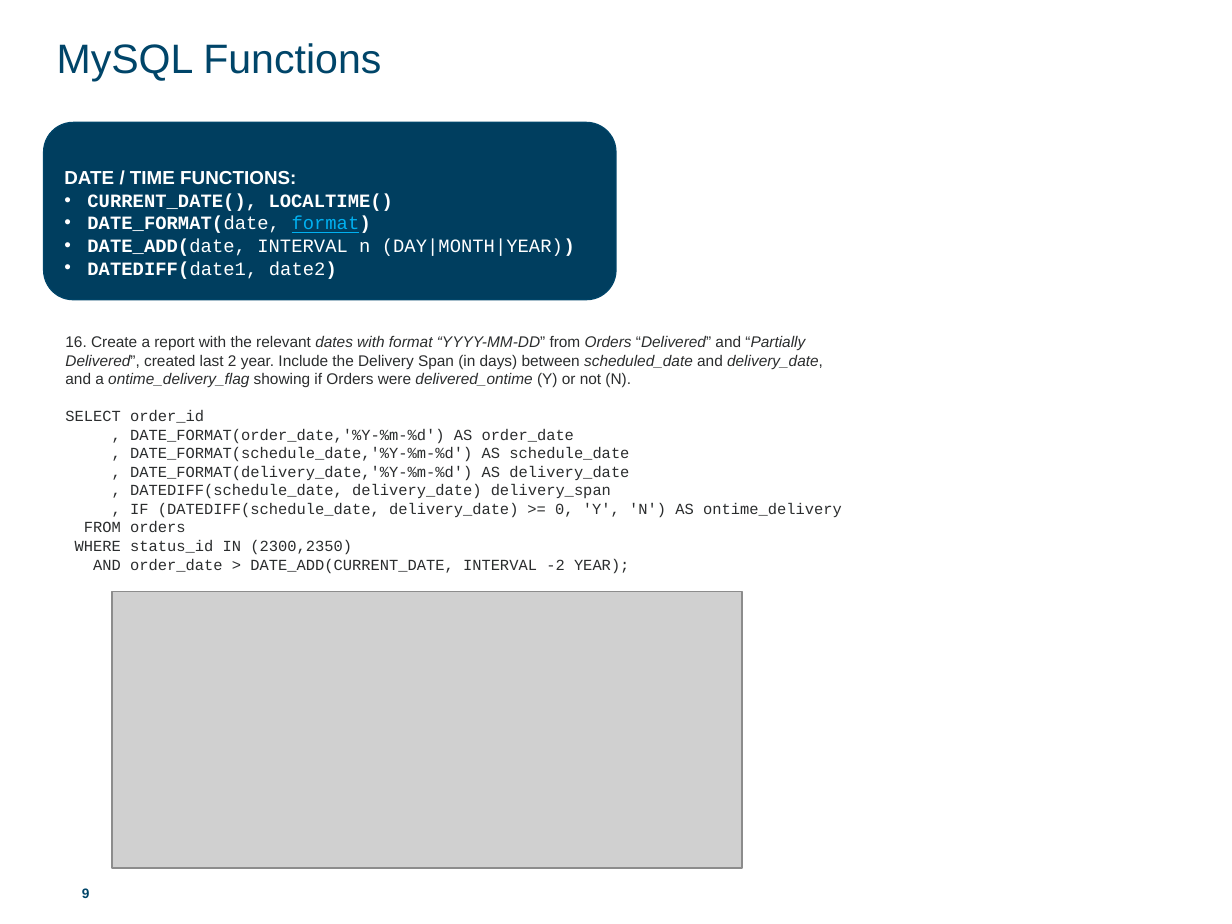
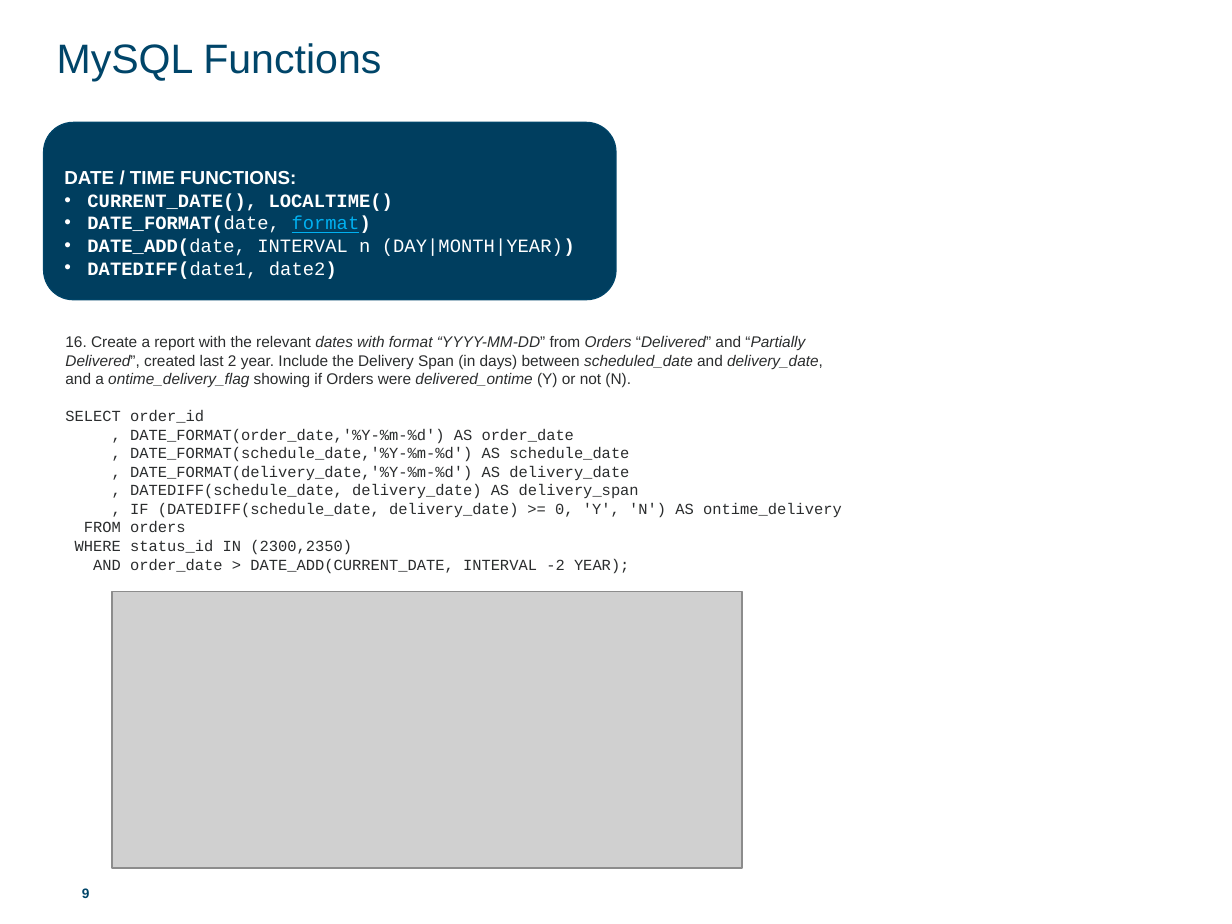
Before and after one commit to cisco2040/JAVA101, a slide deck: slide 9 of SQL-master/SQL [2] Query buildings.pptx. Drawn at 1232x924 pixels with LibreOffice and Linux fonts; fonts in the diff are those of the drawing; grey boxes stand for pictures. Boxes give left, top, right and bottom in pixels: in the first picture for what was removed or moved away, otherwise in the second. Text is boxed around its words. In the diff, an @@ line names an element or a change of style, - is before the commit and + after.

Commit message:
updated db init script to select db after creations. Fixed some typos in ppt.

```diff
--- a/SQL-master/SQL [2] Query buildings.pptx
+++ b/SQL-master/SQL [2] Query buildings.pptx
@@ text at (x1=130, y1=484, x2=639, y2=499): text changed @@
-, DATEDIFF(schedule_date, delivery_date) delivery_span
+, DATEDIFF(schedule_date, delivery_date) AS delivery_span
```
Also in this commit, not shown: 2 other slides changed, 2 other files.
